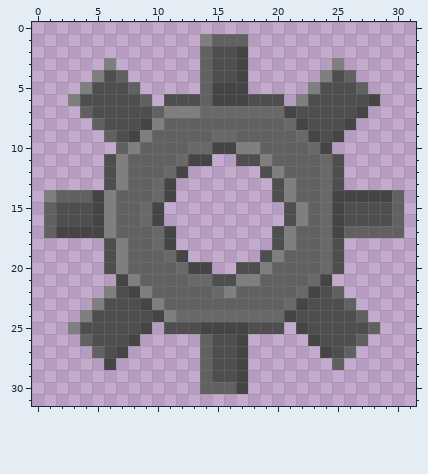
One commit to this pixel-art file: Assets/Graphics/drop02.ase. This is how it looked before the edit.
32x32 pixels, 1 frame.
And afterwards:
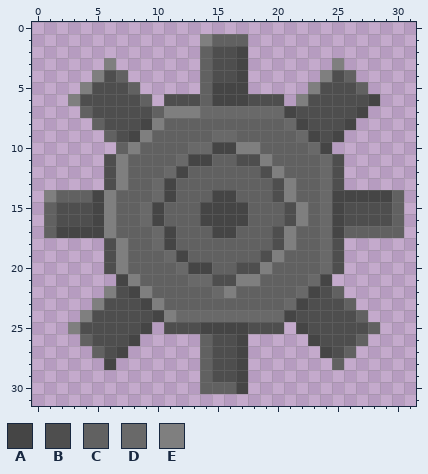
Palette (. is transparent): A #454545  B #4e4e4e  C #616161  D #696969  E #7f7f7f
The edit:
Layer "Layer 1":
y 11: x 15..16 .. -> CC
y 12: x 13..18 ...... -> CCCCCC
y 13: x 12..19 ........ -> CCCCCCCC
y 14: x 12..19 ........ -> CCCAACCC
y 15..16: x 11..20 .......... -> CCCAAAACCC
y 17: x 12..19 ........ -> CCCAACCC
y 18: x 12..19 ........ -> CCCCCCCC
y 19: x 13..18 ...... -> CCCCCC
y 20: x 15..16 .. -> CC
